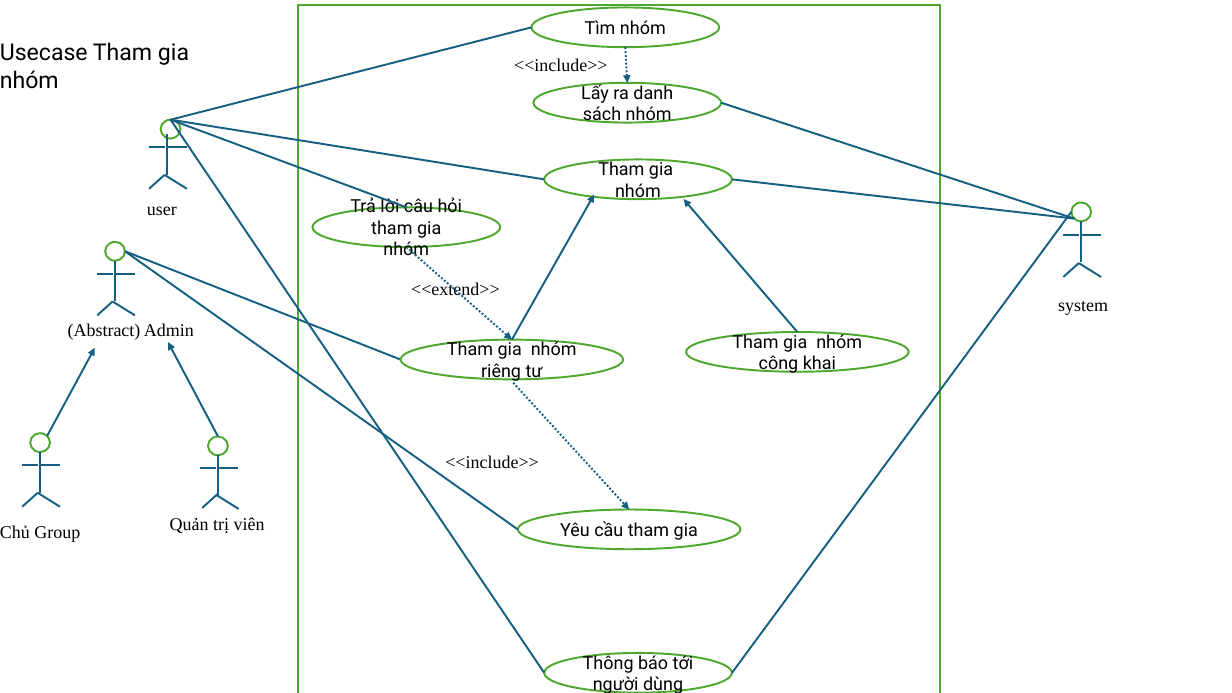
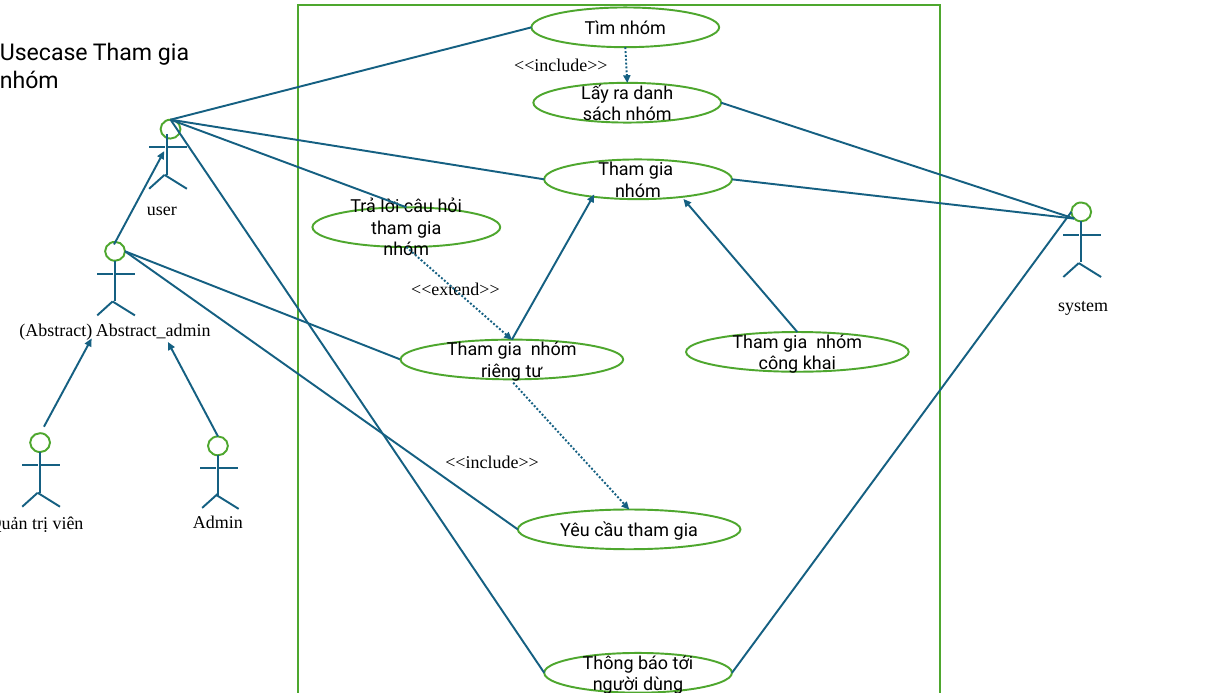
Before and after one commit to nguyenngoctung75/IT3120-PTTKHT, a slide deck: slide 1 of Use Case Diagram/UC_group.pptx. Drawn at 1232x693 pixels with LibreOffice and Linux fonts; fonts in the diff are those of the drawing. Boxes give left, top, right and bottom in pixels: in the first picture for what was removed or moved away, otherwise in the second. Text is boxed around its words. In the diff, an @@ line names an element or a change of style, - is before the commit and + after.

Commit message:
'fix_UC_group'

```diff
--- a/Use Case Diagram/UC_group.pptx
+++ b/Use Case Diagram/UC_group.pptx
@@ arrow added from (114, 245) to (165, 152), #156082 1.5 pt @@
@@ text at (19, 323, 211, 341): text changed @@
-(Abstract) Admin
+(Abstract) Abstract_admin
@@ arrow moved from (47, 436) - (95, 348) to (44, 427) - (91, 338) @@
@@ text "Quản trị viên" rewrapped from (170, 517, 265, 533) to (0, 516, 84, 532) @@
@@ text at (193, 515, 243, 528): text changed @@
-Chủ Group
+Admin
```
